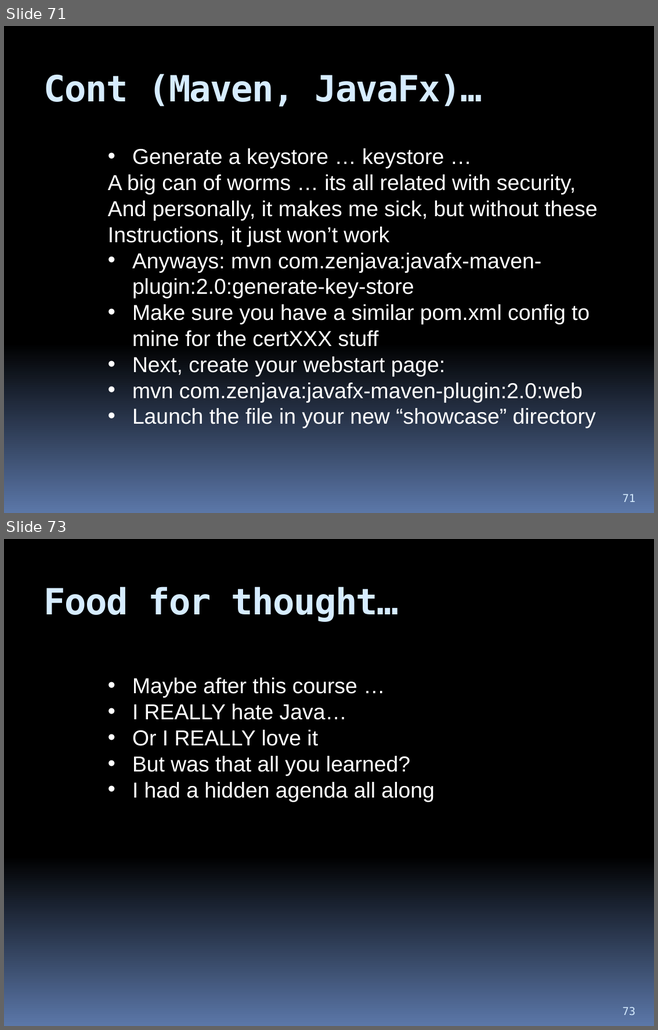
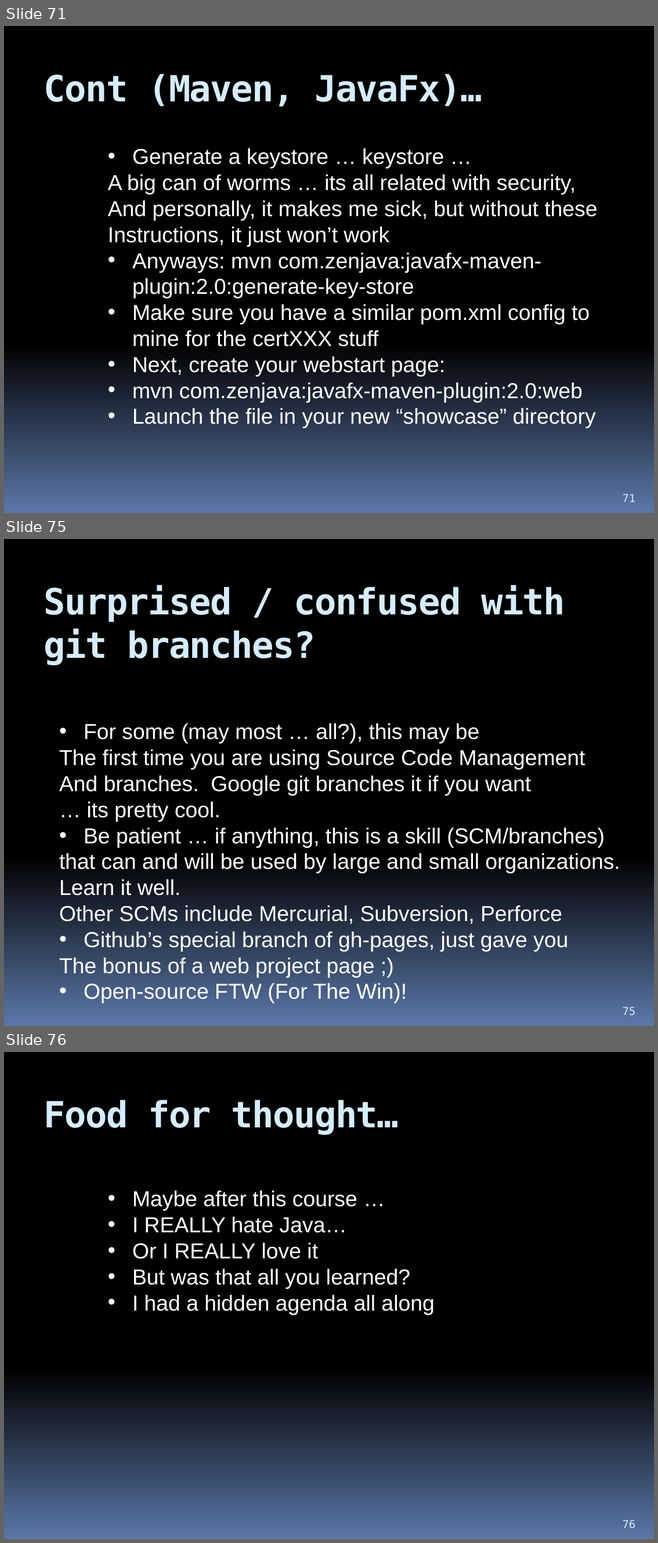
Before and after one commit to hchan/comp2613, a slide deck: coursePresentation.pptx. Shown one above the other, each under a label of ours: slides 71 and 73 before the commit, slides 71, 75 and 76 after it; the slides between them are not shown. The pictures are 658x1030 and 658x1543 pixels, drawn with LibreOffice and Linux fonts; fonts in the diff are those of the drawing. Boxes give left, top, right and bottom in pixels: in the first picture for what was removed or moved away, otherwise in the second. Text is boxed around its words. In the diff, an @@ line names an element or a change of style, - is before the commit and + after.

```diff
--- a/coursePresentation.pptx
+++ b/coursePresentation.pptx
@@ slide 75 added at [4, 539, 654, 1026], background gradient #000000 to #5B77A8 @@
@@ title added at [44, 585, 565, 665], 40 pt, text #D6ECFF, bold @@
+Surprised / confused with git branches?
@@ text added at [59, 723, 619, 1004], 24 pt, text #FFFFFF @@
+• For some (may most … all?), this may be
+The first time you are using Source Code Management
+And branches. Google git branches it if you want
+… its pretty cool.
+• Be patient … if anything, this is a skill (SCM/branches)
+that can and will be used by large and small organizations.
+Learn it well.
+Other SCMs include Mercurial, Subversion, Perforce
+• Github’s special branch of gh-pages, just gave you
+The bonus of a web project page ;)
+• Open-source FTW (For The Win)!
@@ page number added at [622, 1007, 635, 1015], 12 pt, text #D6ECFF @@
+75
@@ what was slide 73 is now slide 76 @@
@@ page number at [622, 1520, 635, 1528]: text changed @@
-73
+76
```
Also in this commit, not shown: 1 slide changed, 2 other slides added.
